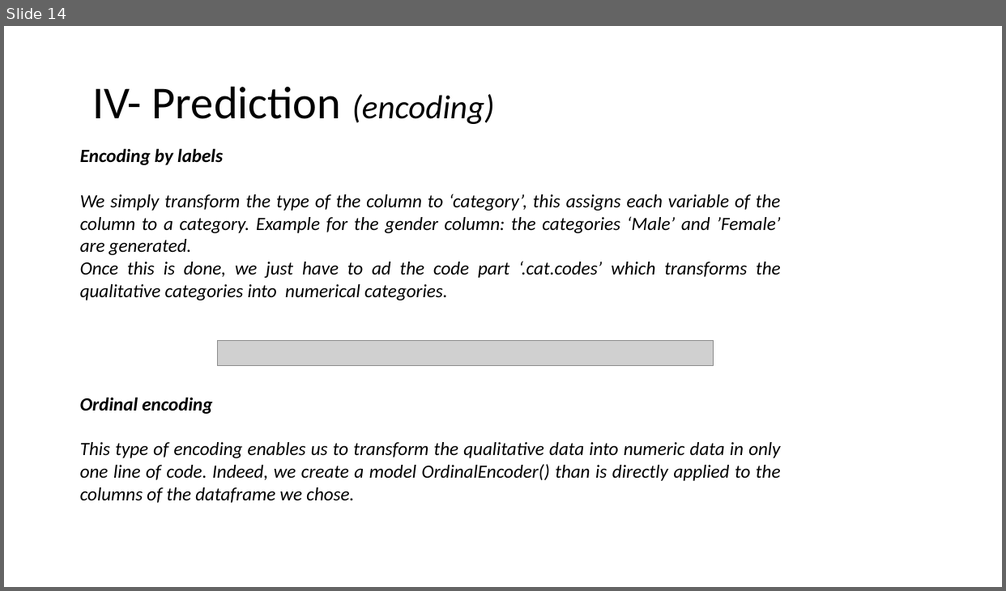
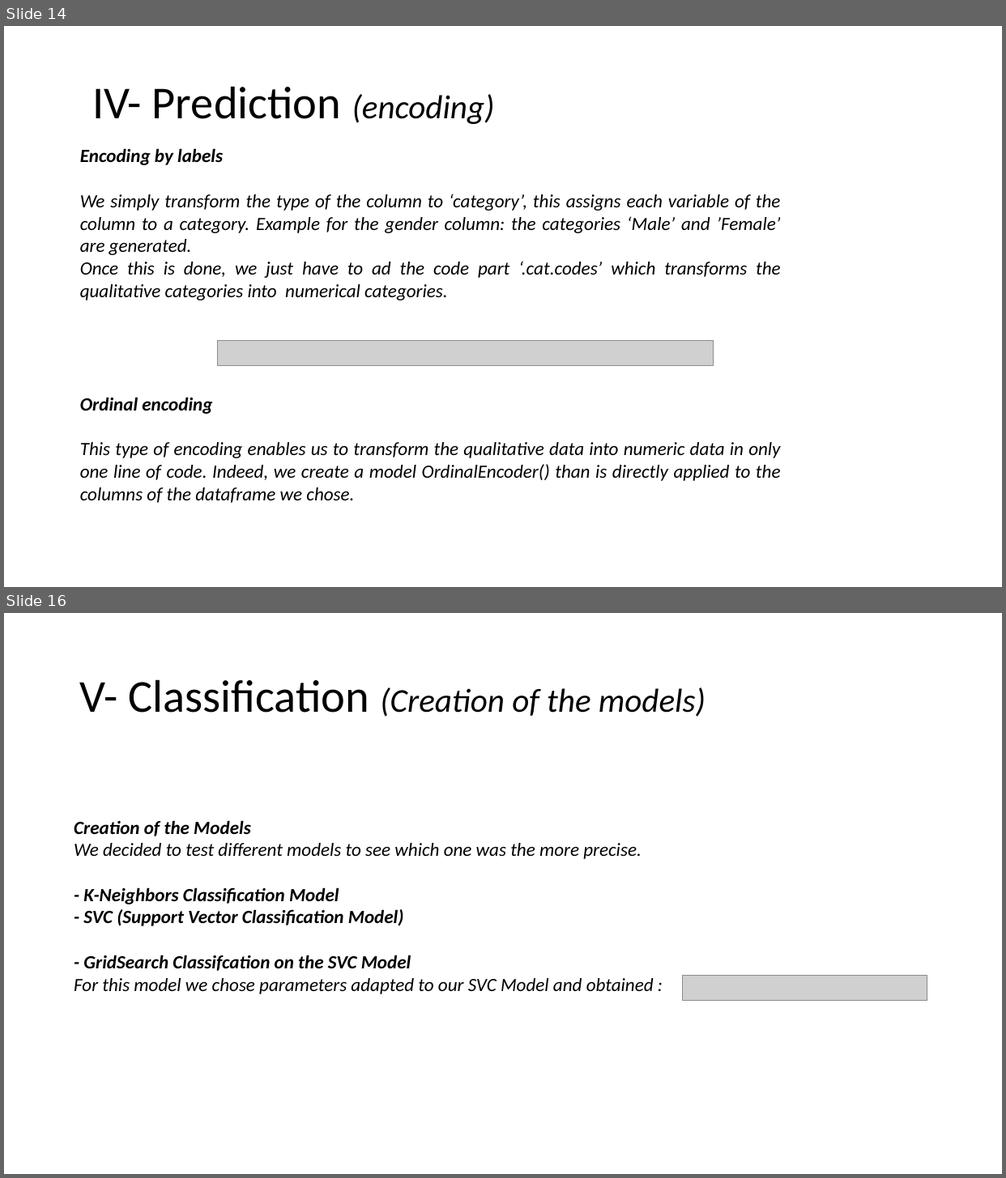
Before and after one commit to Leodespt/Projet_Python, a slide deck: Presentation_Python.pptx. Shown one above the other, each under a label of ours: slide 14 before the commit, slides 14 and 16 after it; the slides between them are not shown. The pictures are 1006x591 and 1006x1178 pixels, drawn with LibreOffice and Linux fonts; fonts in the diff are those of the drawing; grey boxes stand for pictures. Boxes give left, top, right and bottom in pixels: in the first picture for what was removed or moved away, otherwise in the second. Text is boxed around its words. In the diff, an @@ line names an element or a change of style, - is before the commit and + after.

```diff
--- a/Presentation_Python.pptx
+++ b/Presentation_Python.pptx
@@ slide 16 added at (4,613,1002,1174), background #FFFFFF @@
@@ title added at (80,679,705,717), 32 pt, text #000000, italic @@
+V- Classification (Creation of the models)
@@ text added at (74,820,654,995), 18 pt, text #000000, bold, italic @@
+Creation of the Models
+We decided to test different models to see which one was the more precise.
+- K-Neighbors Classification Model
+- SVC (Support Vector Classification Model)
+- GridSearch Classifcation on the SVC Model
+For this model we chose parameters adapted to our SVC Model and obtained :
@@ picture added at (682,975,927,1001) @@
```
Also in this commit, not shown: 4 slides changed, 4 other slides added.
